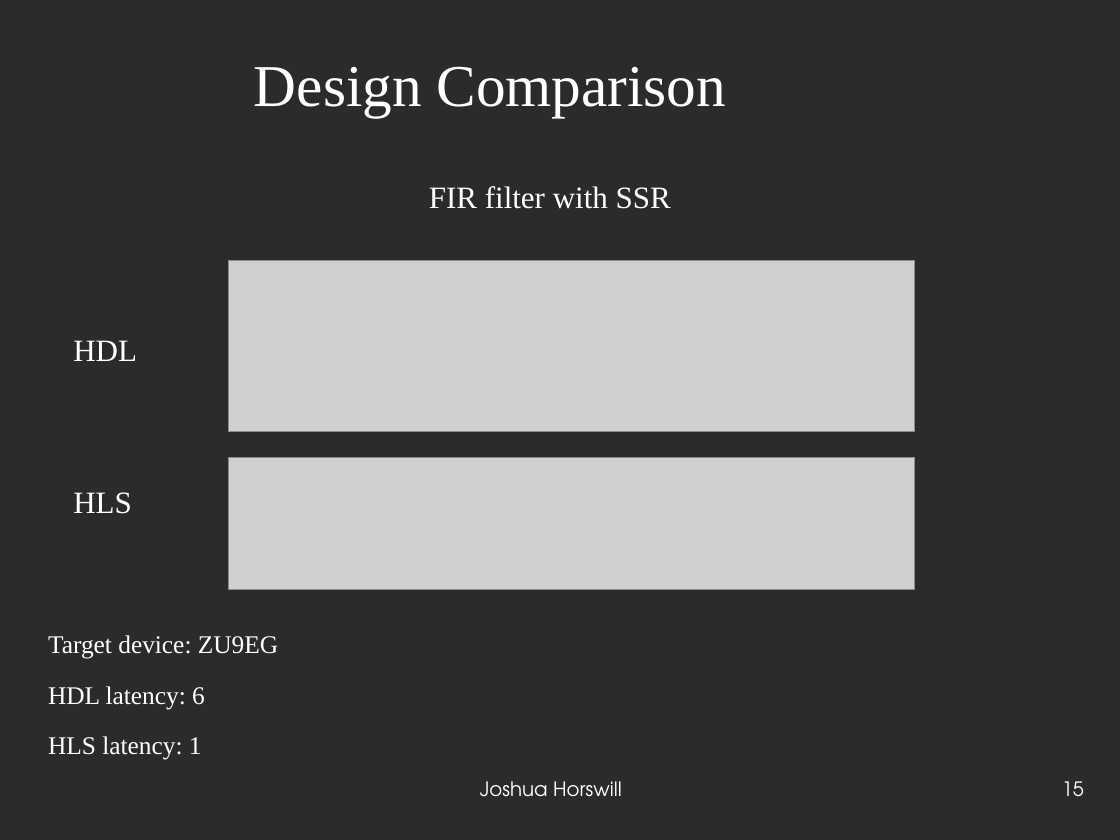
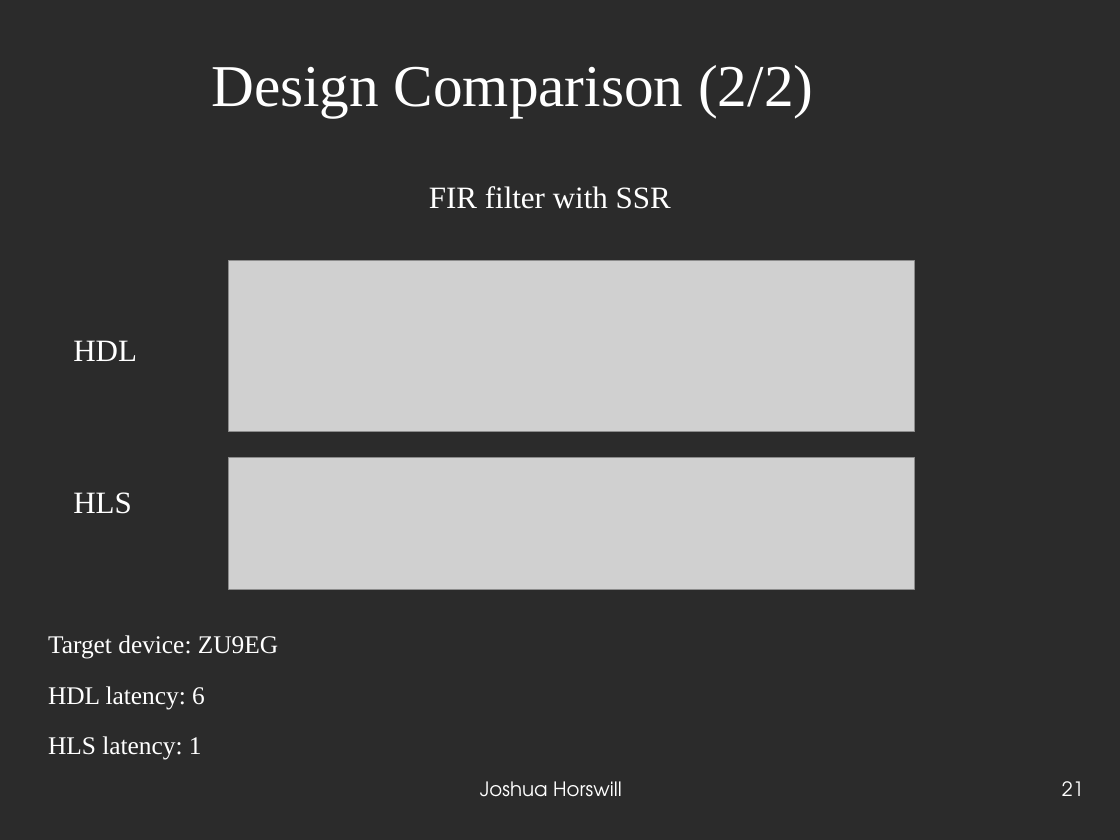
Before and after one commit to JoshCodesPhysics/dune_project, a slide deck: slide 21 of dune_notes/dune_pres/dune_project_pres.odp (slide 15 before the commit). Drawn at 1120x840 pixels with LibreOffice and Linux fonts; fonts in the diff are those of the drawing; grey boxes stand for pictures; background and template pictures are left out; a plain dark background stands for a picture behind light text. Boxes give left, top, right and bottom in pixels: in the first picture for what was removed or moved away, otherwise in the second. Text is boxed around its words. In the diff, an @@ line names an element or a change of style, - is before the commit and + after.

```diff
--- a/dune_notes/dune_pres/dune_project_pres.odp
+++ b/dune_notes/dune_pres/dune_project_pres.odp
@@ title at <box>211,65,813,117</box>: text changed @@
-Design Comparison
+Design Comparison (2/2)
@@ page number at <box>1062,781,1084,796</box>: text changed @@
-15
+21
```
Also in this commit, not shown: 10 other slides changed, 9 slides added, 1 slide removed, 4 other files.
